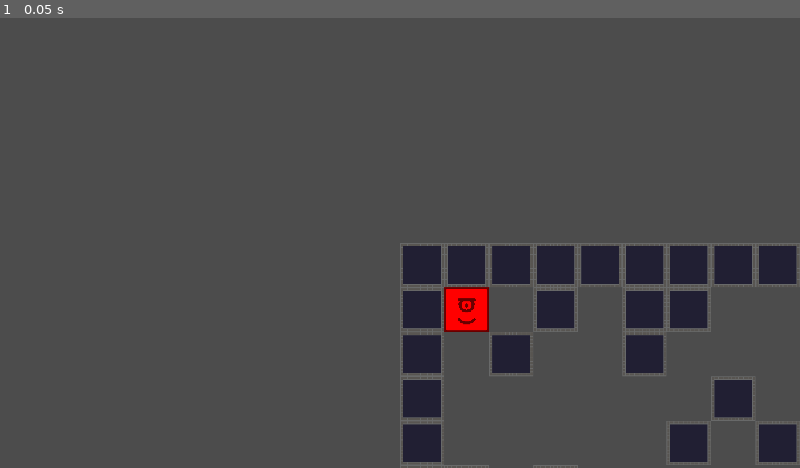
Above: before the commit, frame 1.
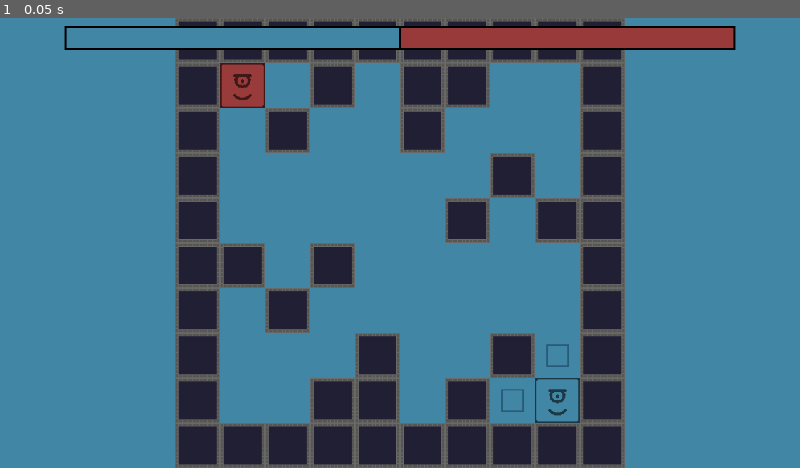
Above: after the commit, the same moment.

Repository: VoidScientist/Terrain-War
Game: Godot game, scene res://scenes/Game.tscn
Same seed, same stepped clock (60 frames per second), same inputs: the game is played once before the commit and once after it.
Inputs:
- Up to frame 1 (0.05 s): no input

The runs differ from the first frame. In frame 1, 93% of the frame differs, in the area x 0-100%, y 0-100%.
Error before the commit: Trying to assign value of type 'TextureRect' to a variable of type 'ProgressBar'. (res://scripts/map.gd:8)

Commit message:
solved color not loading due to export nature of colors

Diff:
--- a/scripts/map.gd
+++ b/scripts/map.gd
@@ -5,7 +5,7 @@
 export (Color) var player_2_col
 
 onready var camera: Camera2D = $Camera2D
-onready var score_bar: ProgressBar = $UI/UI_container/progress_bar
+onready var score_bar: TextureRect = $UI/UI_container/progress_bar
 onready var win_band: Control = $UI/UI_container/win_band
 
 const players = ["p1", "p2"]
@@ -19,7 +19,7 @@
 var max_score: int = 2
 var current: int = 0
 
-var player_colors := [player_1_col, player_2_col]
+onready var player_colors := [player_1_col, player_2_col]
 var ignore := [-1, 3]
 
 
@@ -78,6 +78,7 @@
 
 
 func update_ui():
+	print(player_colors)
 	clean_available()
 	show_available_position()
 	VisualServer.set_default_clear_color(player_colors[current])
